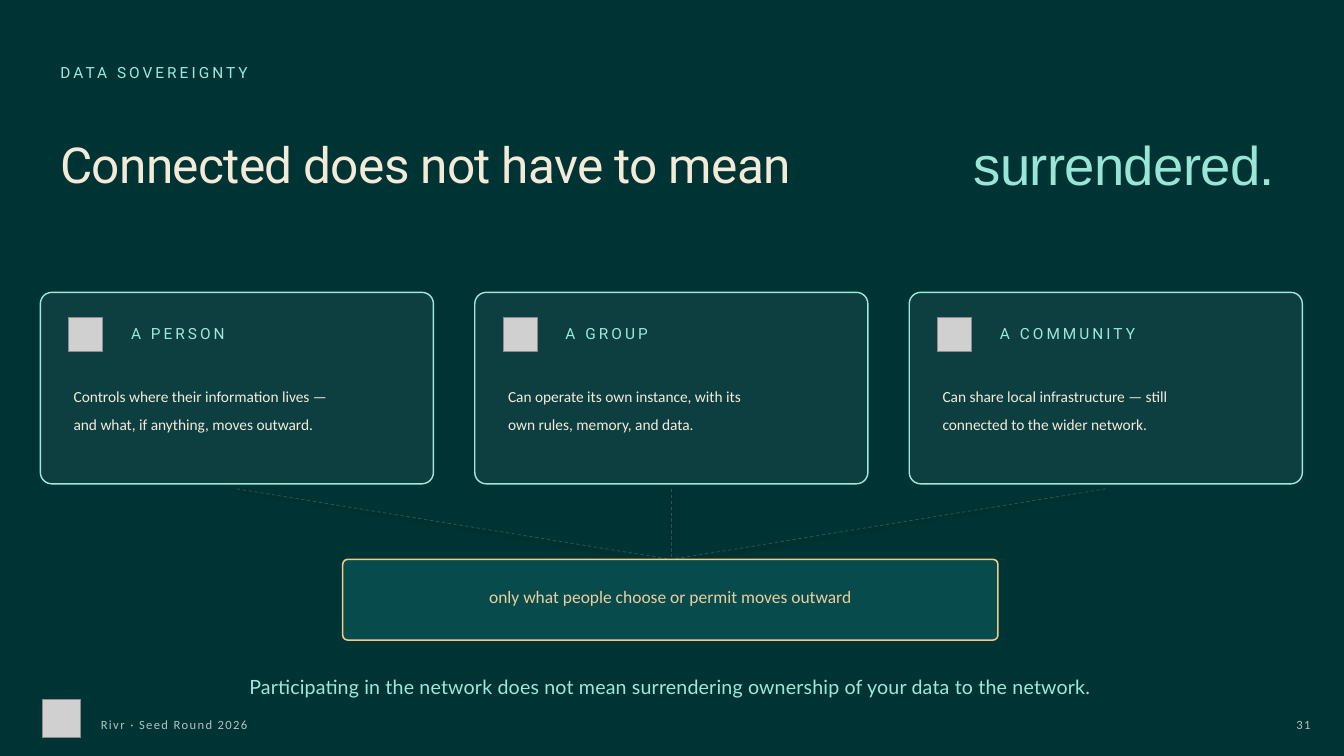
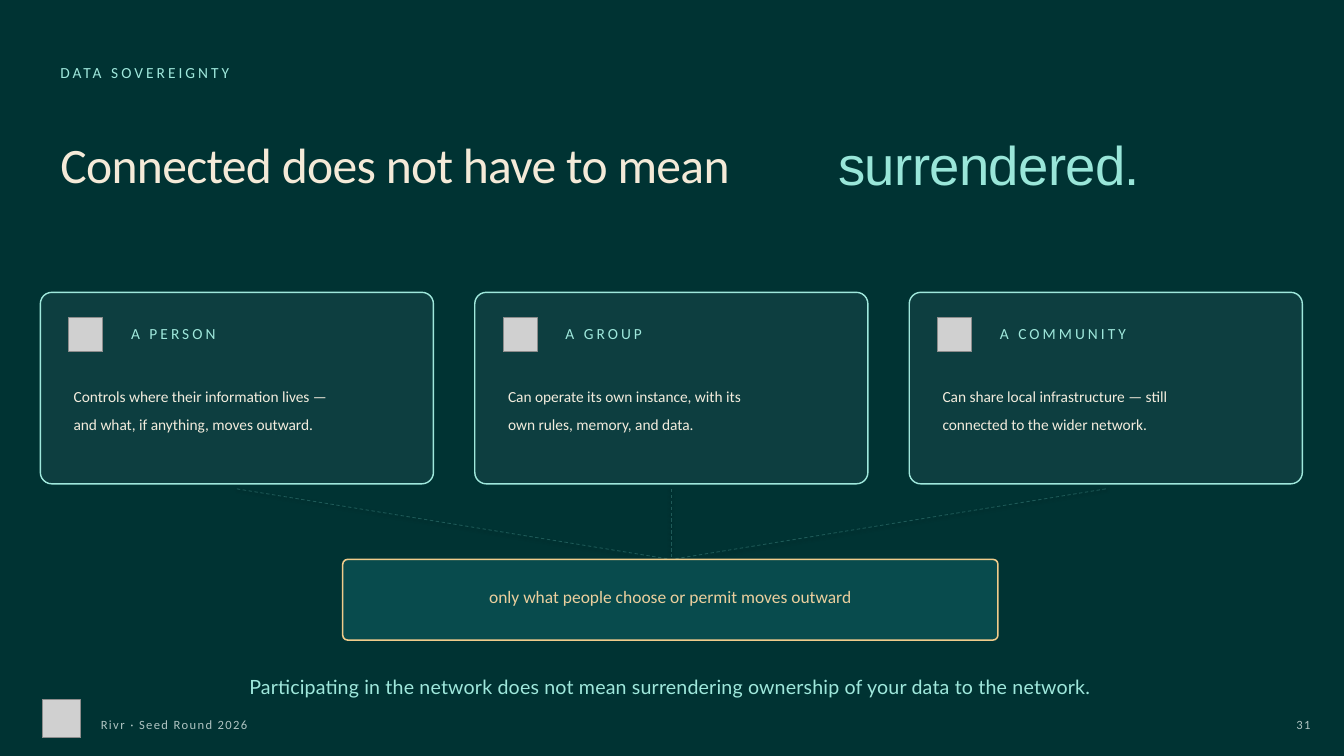
Before and after one commit to rivr-social/rivr-website, a slide deck: slide 32 of draft/assets/rivr-deck-v9-import.pptx. Drawn at 1344x756 pixels with LibreOffice and Linux fonts; fonts in the diff are those of the drawing; grey boxes stand for pictures; background and template pictures are left out. Boxes give left, top, right and bottom in pixels: in the first picture for what was removed or moved away, otherwise in the second. Text is boxed around its words. In the diff, an @@ line names an element or a change of style, - is before the commit and + after.

Commit message:
chore: restage deck v9 (canva-safe fonts)

```diff
--- a/draft/assets/rivr-deck-v9-import.pptx
+++ b/draft/assets/rivr-deck-v9-import.pptx
@@ font Roboto to Calibri in 5 elements at <box>912,679,950,694</box>, <box>131,329,215,339</box>, <box>565,329,642,339</box>, <box>1000,329,1125,339</box>, <box>60,148,730,184</box> @@
@@ text "surrendered.": place and size @@
-text "surrendered." at <box>973,145,1275,186</box>
+text "surrendered." at <box>838,145,1140,186</box>
```
Also in this commit, not shown: 51 other slides changed.
